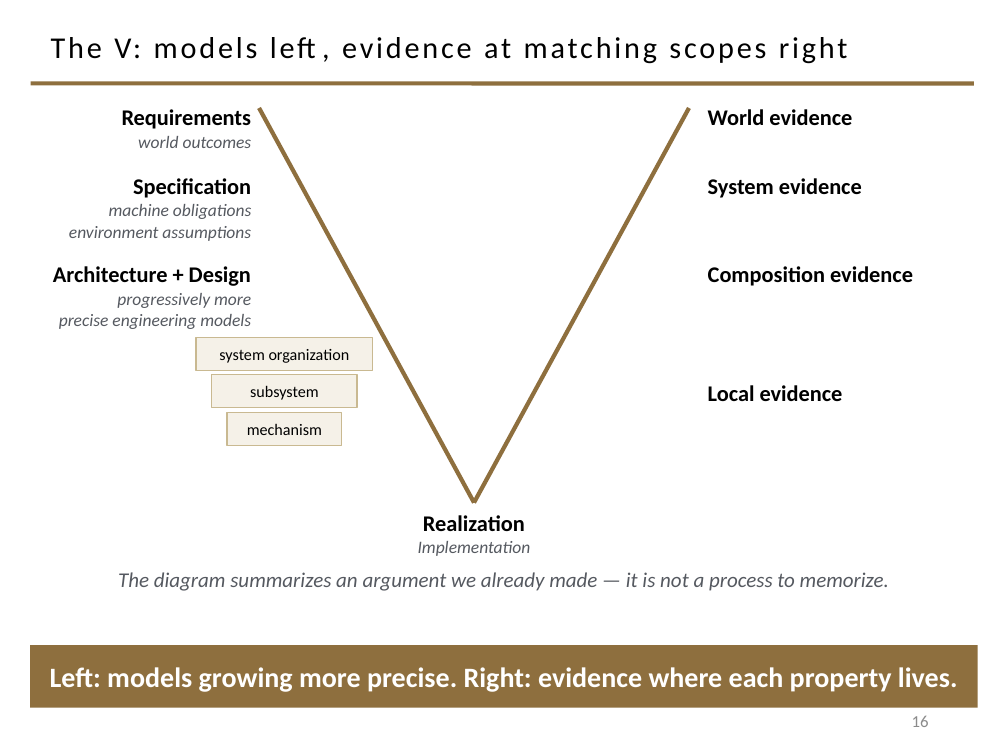
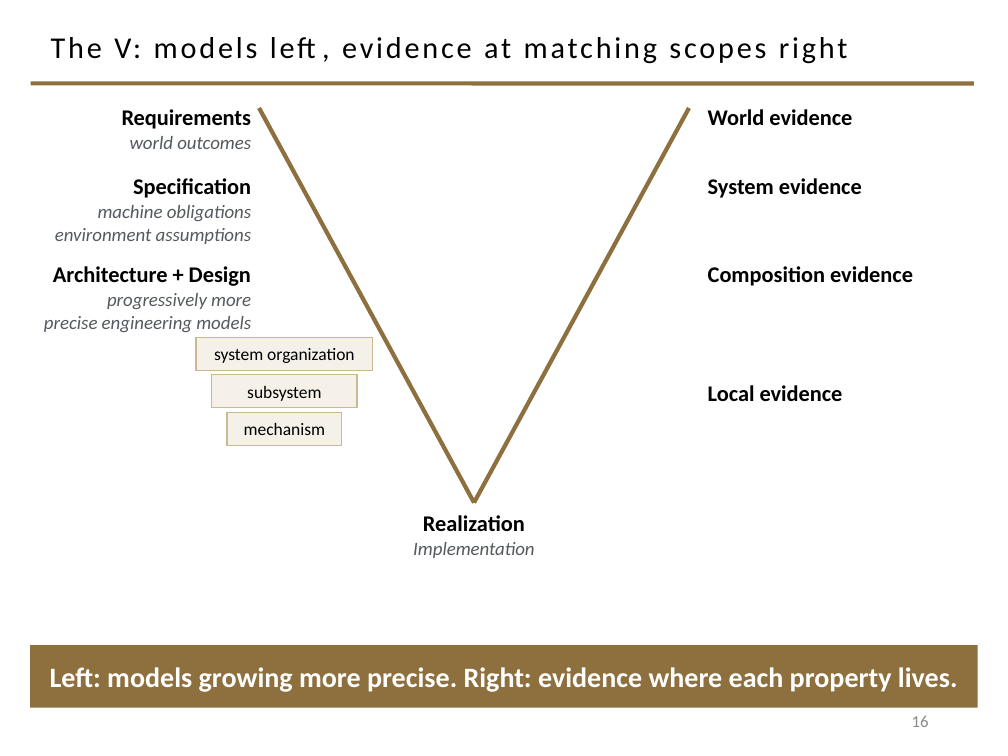
Before and after one commit to davisjam/model-based-agentic-software-engineering, a slide deck: slide 16 of course/lectures/act-1-foundations/08-validation/1-8-Validation.pptx. Drawn at 1008x756 pixels with LibreOffice and Linux fonts; fonts in the diff are those of the drawing; background and template pictures are left out. Boxes give left, top, right and bottom in pixels: in the first picture for what was removed or moved away, otherwise in the second. Text is boxed around its words. In the diff, an @@ line names an element or a change of style, - is before the commit and + after.

```diff
--- a/course/lectures/act-1-foundations/08-validation/1-8-Validation.pptx
+++ b/course/lectures/act-1-foundations/08-validation/1-8-Validation.pptx
@@ text at (130,136,251,149): size 12.5 to 13.5 pt in "world outcomes" @@
@@ text at (55,205,252,244): size 12.5 to 13.5 pt in "machine obligations", "environment assumptions" @@
@@ text at (44,293,251,332): size 12.5 to 13.5 pt in "progressively more", "precise engineering models" @@
@@ size 11.5 to 12.5 pt in 3 elements at (197,338,373,371), (212,375,357,408), (227,412,342,446) @@
@@ text at (413,542,534,558): size 12.5 to 13.5 pt in "Implementation" @@
@@ text removed at (118,572,889,591) @@
-The diagram summarizes an argument we already made — it is not a process to memorize.
```
Also in this commit, not shown: 22 other slides changed, 15 slides added, 7 slides removed.
